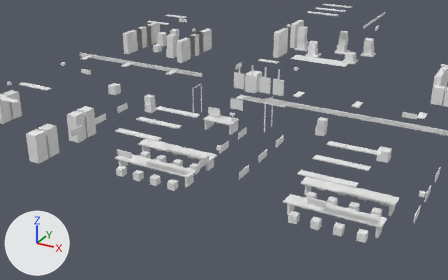
Before and after pictures for a commit that changed the glTF model art/props-3d/office/office_map_props.glb.
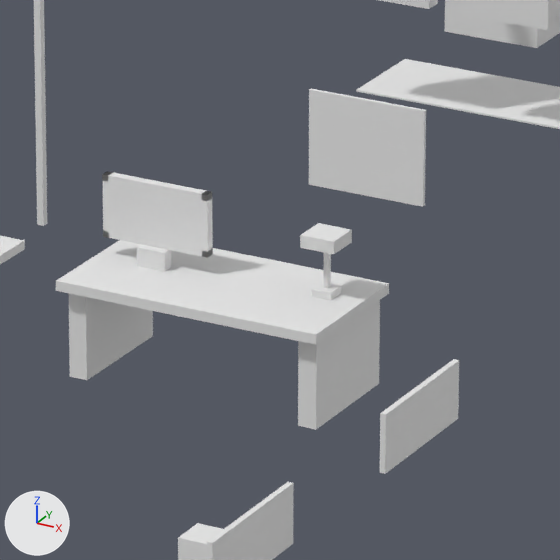
Each version is shown from a 50 mm camera at (19.37, -36.39, 16.66) aimed at (0.45, -1.98, -0.54), then close up on the part from 44% to 58% of the width and 32% to 53% of the height. The lights are fixed; the arrows at lower left show +X, +Y and +Z. The first two pictures are the older version. Objects named as collision shapes, trigger or cutter boxes, shadow casters or lower levels of detail are left out. Vertices at exactly the same position are counted once.

Names of what the first close-up shows: 'DiningA_Banners', 'DiningA_CameraMount', 'Electrical_BreakerBox1', 'Electrical_HazardZone', 'Electrical_Transformer', 'Office_Desk', 'Office_DeskLamp', 'Office_LeftDoorFrame', 'Office_Monitor', 'Office_MonitorScreen', 'Office_MonitorStand', 'Office_VentFrame' and 2 more.
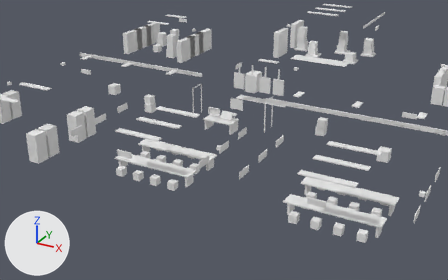
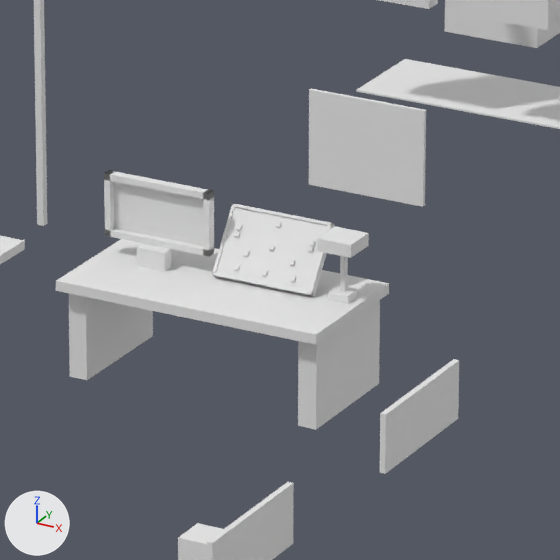
Location of each change, (x1, y1, x2, y2) in pixels of the close-ups (560 x 560 px):
```json
{"object": "Office_CamPanelScreen", "change": "added", "after": [216, 207, 328, 291]}
{"object": "Office_MonitorScreen", "change": "moved", "before": [108, 182, 202, 250], "after": [114, 182, 203, 246]}
{"object": "Office_Monitor", "change": "moved", "before": [102, 171, 213, 258], "after": [104, 170, 214, 257]}
{"object": "Office_DeskLamp", "change": "moved", "before": [300, 223, 352, 300], "after": [317, 226, 369, 304]}
{"object": "Office_CamPanel", "change": "added", "after": [212, 203, 335, 297]}
```

Scene script edits in JSON lines:
```json
{"block": "me_office_monitor", "where": "# used by ob_office_monitor; parent = ob_office_map; location = (0.0, 0.0, 0.0)"}
{"op": "remove", "block": "me_office_monitor", "code": "me_office_monitor.from_pydata(...)  # 24 vertices, 48 faces; spans x -1.05..-0.15, y -1.53..-1.455, z 0.95..1.45"}
{"op": "add", "block": "me_office_monitor", "code": "me_office_monitor.from_pydata(...)  # 24 vertices, 48 faces; spans x -1.05..-0.15, y -1.505..-1.43, z 0.95..1.45"}
{"block": "me_office_monitor", "change": "me_office_monitor part 1: the whole mesh is moved by (0.0, 0.025, 0.0)"}
{"block": "me_office_monitorscreen", "where": "# used by ob_office_monitorscreen; parent = ob_office_map; location = (0.0, 0.0, 0.0)"}
{"op": "remove", "block": "me_office_monitorscreen", "code": "me_office_monitorscreen.from_pydata(...)  # 8 vertices, 12 faces; spans x -1.0..-0.2, y -1.53..-1.51, z 1.0..1.4"}
{"op": "add", "block": "me_office_monitorscreen", "code": "me_office_monitorscreen.from_pydata(...)  # 8 vertices, 12 faces; spans x -1.0..-0.2, y -1.45..-1.43, z 1.0..1.4"}
{"block": "me_office_monitorscreen", "change": "me_office_monitorscreen part 2: the whole mesh is moved by (0.0, 0.08, 0.0)"}
{"block": "me_office_desklamp", "where": "# used by ob_office_desklamp; parent = ob_office_map; location = (0.0, 0.0, 0.0)"}
{"op": "remove", "block": "me_office_desklamp", "code": "me_office_desklamp.from_pydata(...)  # 24 vertices, 36 faces; spans x 0.66..0.94, y -1.58..-1.3, z 0.8..1.3"}
{"op": "add", "block": "me_office_desklamp", "code": "me_office_desklamp.from_pydata(...)  # 24 vertices, 36 faces; spans x 0.8..1.08, y -1.58..-1.3, z 0.8..1.3"}
{"block": "me_office_desklamp", "change": "me_office_desklamp part 3: the whole mesh is moved by (0.14, 0.0, 0.0)"}
{"op": "add", "block": "me_office_campanelscreen", "code": ["me_office_campanelscreen = bpy.data.meshes.new('Office_CamPanelScreen')", "me_office_campanelscreen.from_pydata(...)  # a box spanning x -0.398..0.398, y -0.03..-0.014, z -0.258..0.258", "me_office_campanelscreen.materials.append(mat_model)  # its picture is missing"]}
{"op": "add", "block": "me_office_campanel", "code": ["me_office_campanel = bpy.data.meshes.new('Office_CamPanel')", "me_office_campanel.from_pydata(...)  # 32 vertices, 60 faces; spans x -0.42..0.42, y -0.042..0.018, z -0.28..0.28", "me_office_campanel.materials.append(mat_model)  # its picture is missing"]}
{"op": "add", "block": "ob_office_campanelscreen", "code": ["ob_office_campanelscreen = bpy.data.objects.new('Office_CamPanelScreen', me_office_campanelscreen)", "ob_office_campanelscreen.parent = ob_office_map", "ob_office_campanelscreen.location = (0.32, -1.363, 1.042)", "ob_office_campanelscreen.rotation_euler = (-0.593, 0.0, 0.0)  # degrees (-34, 0, 0)"]}
{"op": "add", "block": "ob_office_campanel", "code": ["ob_office_campanel = bpy.data.objects.new('Office_CamPanel', me_office_campanel)", "ob_office_campanel.parent = ob_office_map", "ob_office_campanel.location = (0.32, -1.363, 1.042)", "ob_office_campanel.rotation_euler = (-0.593, 0.0, 0.0)  # degrees (-34, 0, 0)"]}
```
